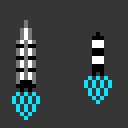
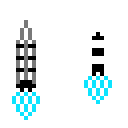
Before/after of a 128px x 128px layered artwork. What changed in the layer stack:
hid "Background" over [0, 0, 128, 128]
